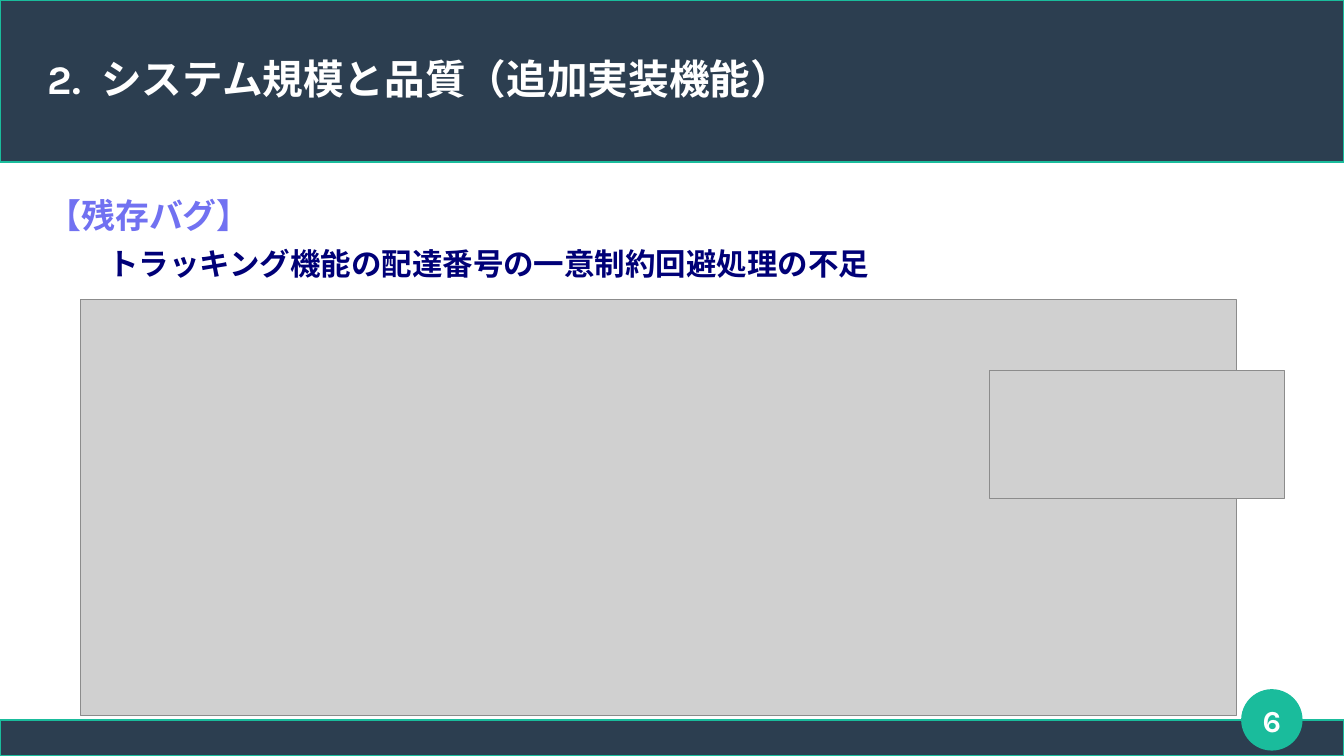
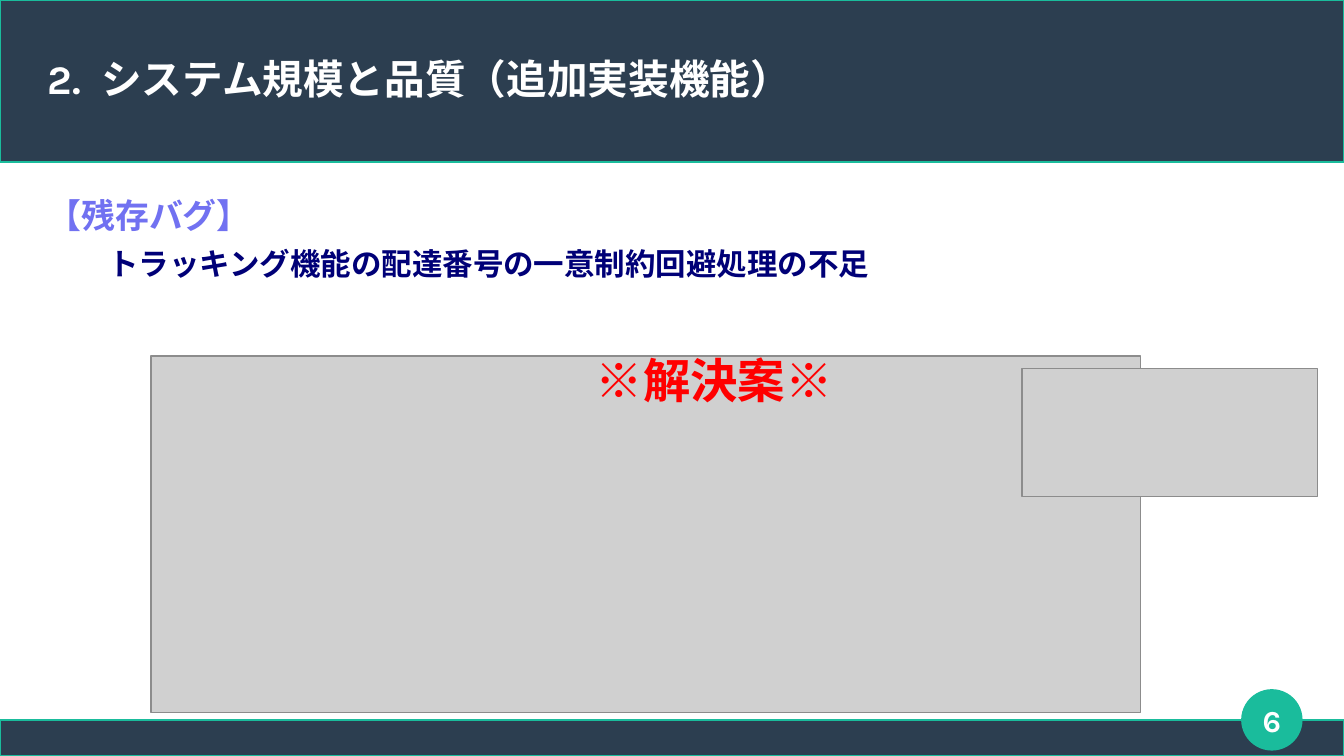
Before and after one commit to connk95/Shared-Shop, a slide deck: slide 6 of TeamUzawa_Sharing_ProjectFile/発表用スライド_チーム鵜澤.odp. Drawn at 1344x756 pixels with LibreOffice and Linux fonts; fonts in the diff are those of the drawing; grey boxes stand for pictures. Boxes give left, top, right and bottom in pixels: in the first picture for what was removed or moved away, otherwise in the second. Text is boxed around its words. In the diff, an @@ line names an element or a change of style, - is before the commit and + after.

```diff
--- a/TeamUzawa_Sharing_ProjectFile/発表用スライド_チーム鵜澤.odp
+++ b/TeamUzawa_Sharing_ProjectFile/発表用スライド_チーム鵜澤.odp
@@ picture: place and size @@
-picture at bbox=[80, 300, 1237, 716]
+picture at bbox=[151, 356, 1142, 712]
@@ text added at bbox=[596, 350, 833, 403], 28 pt, text #FF0000, bold @@
+※解決案※
@@ picture: place and size @@
-picture at bbox=[990, 371, 1285, 499]
+picture at bbox=[1022, 368, 1317, 496]
```
Also in this commit, not shown: 1 other slide changed.
